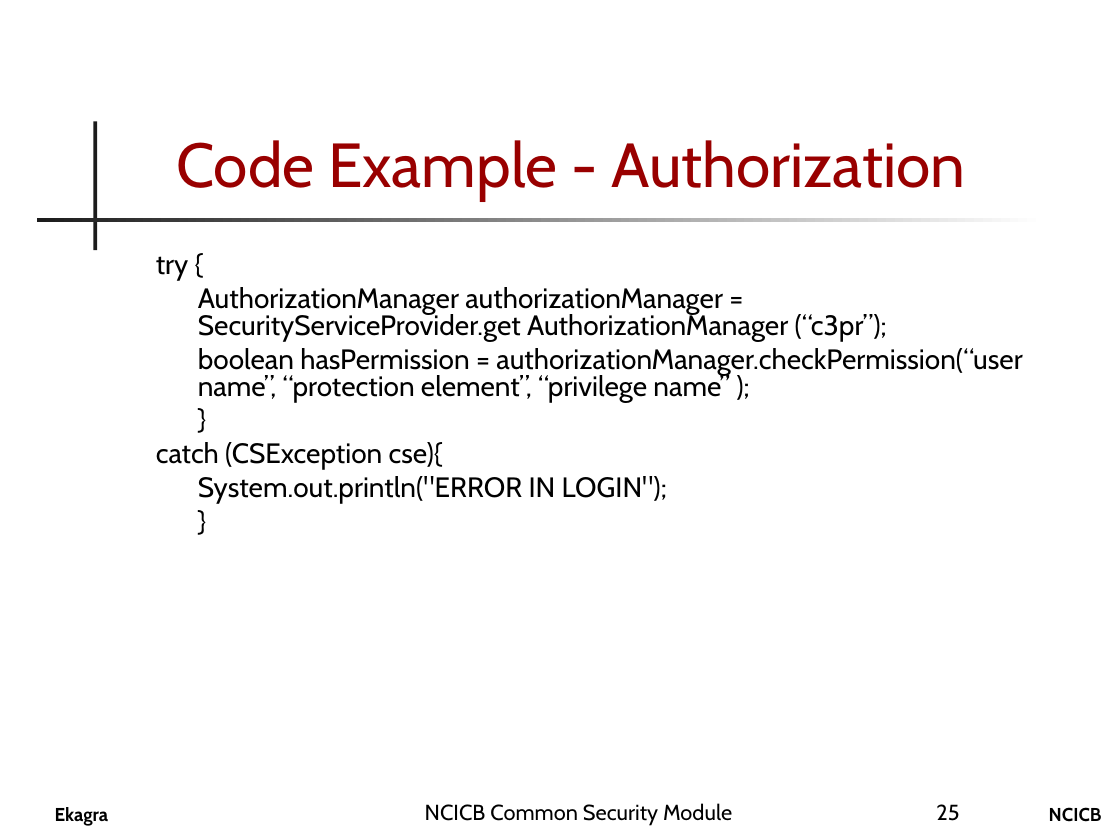
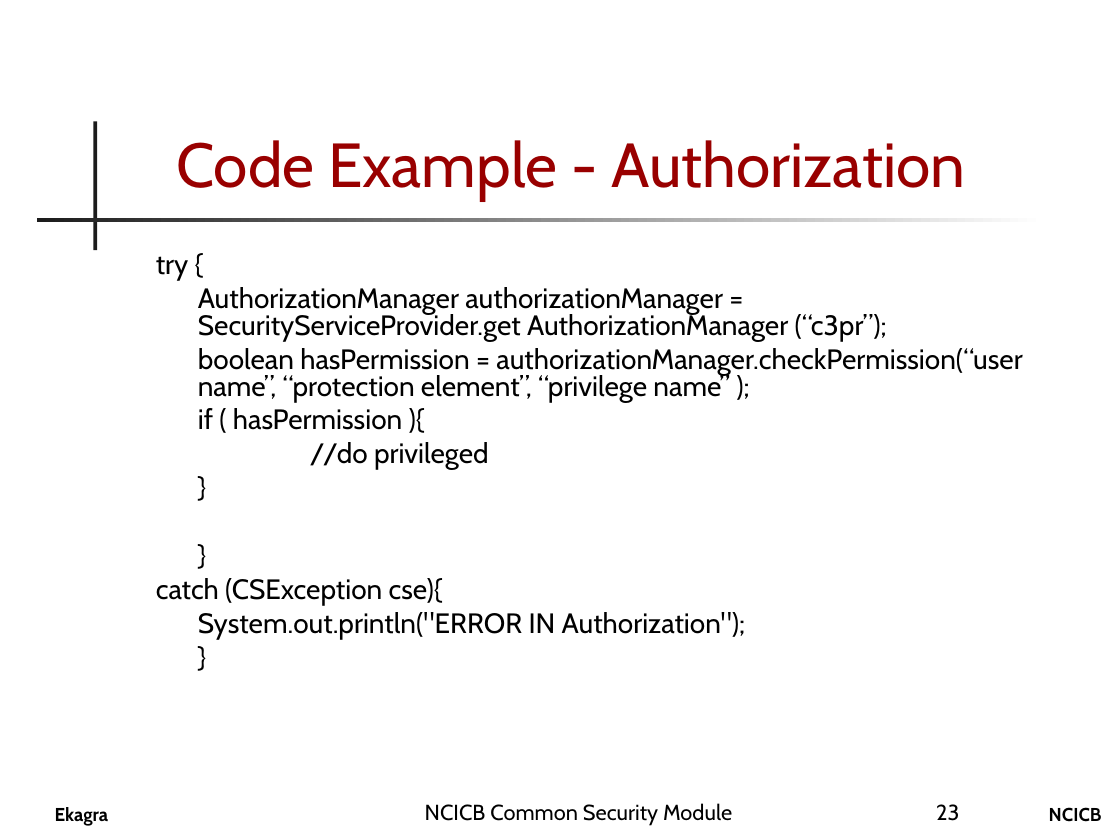
Before and after one commit to CBIIT/common-security-module-docs, a slide deck: slide 23 of CSM_Presentation.ppt (slide 25 before the commit). Drawn at 1120x840 pixels with LibreOffice and Linux fonts; fonts in the diff are those of the drawing; background and template pictures are left out. Boxes give left, top, right and bottom in pixels: in the first picture for what was removed or moved away, otherwise in the second. Text is boxed around its words. In the diff, an @@ line names an element or a change of style, - is before the commit and + after.

```diff
--- a/CSM_Presentation.ppt
+++ b/CSM_Presentation.ppt
@@ text at [198,408,489,470]: paragraphs added @@
+if ( hasPermission ){
+//do privileged
+}
@@ text at [198,612,745,639]: text changed @@
-System.out.println("ERROR IN LOGIN");
+System.out.println("ERROR IN Authorization");
@@ page number at [936,804,959,821]: text changed @@
-25
+23
```
Also in this commit, not shown: 15 other slides changed, 2 slides added.
